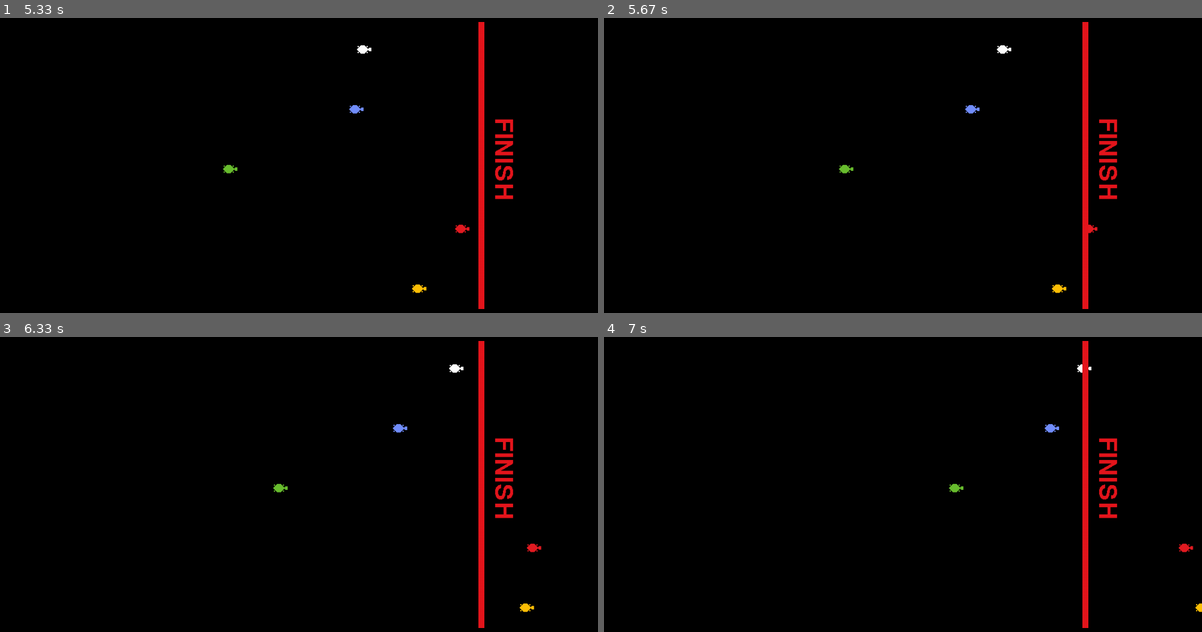
Above: before the commit, frames 1-4 (two rows, left to right).
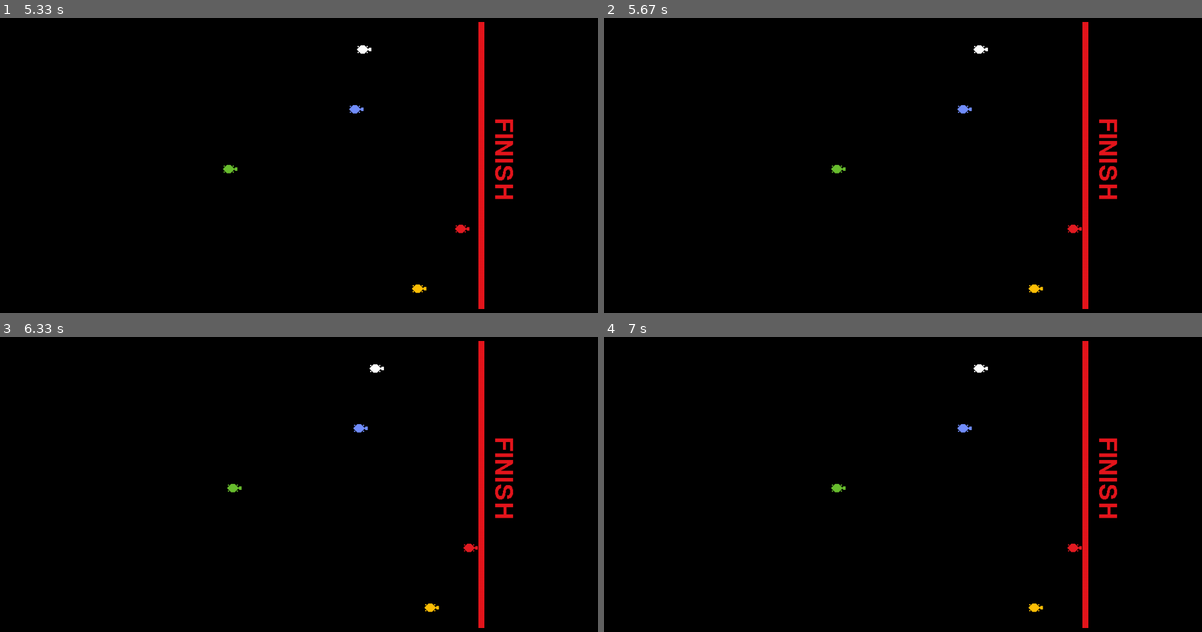
Above: after the commit, the same moments.

Repository: zotyag/Pygame
Game: pygame game, started from TurtleGame/TurtleBet.py
The game is run twice, just before and just after one commit, with the same random seed, the same clock (stepped at 60 frames per second) and the same inputs.
Inputs:
- Up to frame 1 (5.33 s): no input
- Up to frame 2 (5.67 s): no input
- Up to frame 3 (6.33 s): no input
- Up to frame 4 (7 s): no input

Frame 1 is identical in both runs. In frame 2, 0.5% of the frame differs, in the area x 38-83%, y 9-94%; in frame 3, 0.5%, in the area x 38-91%, y 9-94%; in frame 4, 0.5%.

Commit message:
Added finish line collision

Diff:
--- a/TurtleGame/TurtleBet.py
+++ b/TurtleGame/TurtleBet.py
@@ -27,6 +27,8 @@
         newpos = self.rect.move(self.speed, 0)
         self.rect = newpos
 
+
+
 class Finish(pg.sprite.Sprite):
     def __init__(self, pos: tuple,size:tuple,color:tuple):
         self.pos = pos
@@ -34,6 +36,17 @@
         self.surface.fill(color)
         self.rect = self.surface.get_rect()
         self.rect=self.rect.move(pos[0],pos[1])
+        self.finished=False
+
+    def crossed(self, *turtles):
+        for turtle in turtles:
+            if self.rect.colliderect(turtle.rect):
+                print("True")
+                self.finished=True
+
+
+
+
 
 
 screen = pg.display.set_mode((1000, 700))
@@ -61,15 +74,18 @@
             sys.exit()
 
 
-    turtles.update()
-    screen.fill((0, 0, 0))
-    screen.blit(wt.image, wt.rect)
-    screen.blit(bt.image, bt.rect)
-    screen.blit(gt.image, gt.rect)
-    screen.blit(rt.image, rt.rect)
-    screen.blit(yt.image, yt.rect)
-    screen.blit(finish.surface,finish.rect)
-    screen.blit(finish_text,finish.rect.move(10,-80).midright)
+    if not finish.finished:
+        turtles.update()
+        screen.fill((0, 0, 0))
+        screen.blit(wt.image, wt.rect)
+        screen.blit(bt.image, bt.rect)
+        screen.blit(gt.image, gt.rect)
+        screen.blit(rt.image, rt.rect)
+        screen.blit(yt.image, yt.rect)
+        screen.blit(finish.surface,finish.rect)
+        screen.blit(finish_text,finish.rect.move(10,-80).midright)
+        finish.crossed(wt,bt,gt,rt,yt)
+
 
     pg.display.update()
     clock.tick(60)
